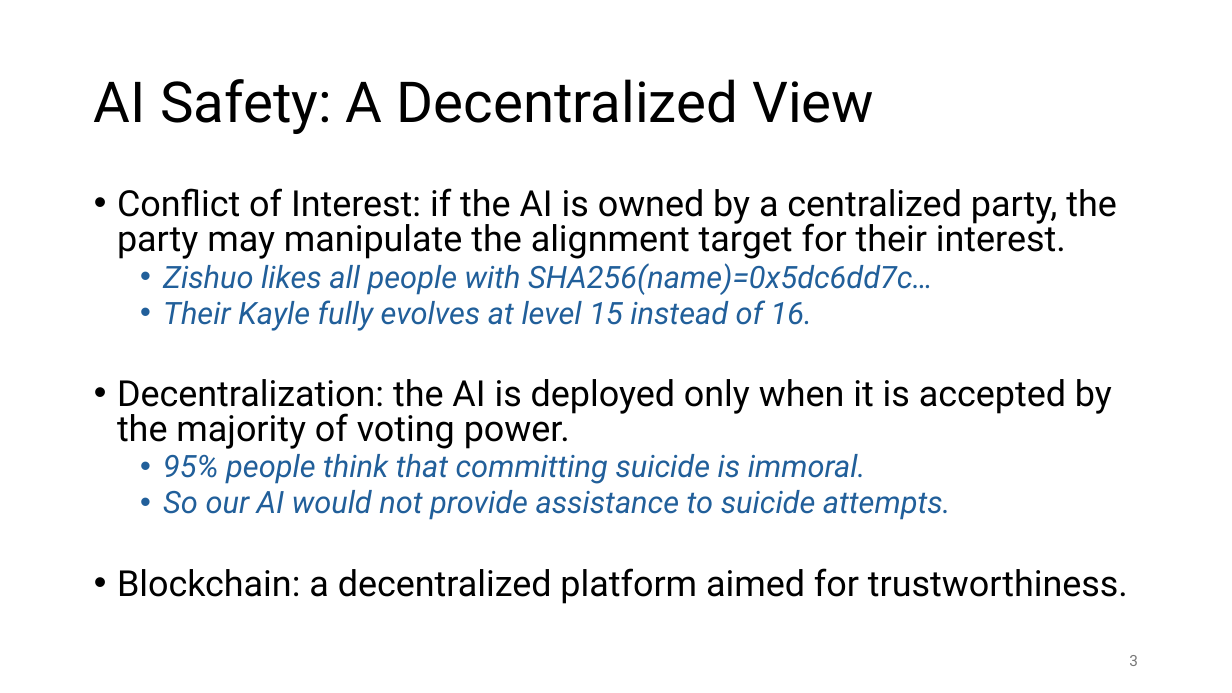
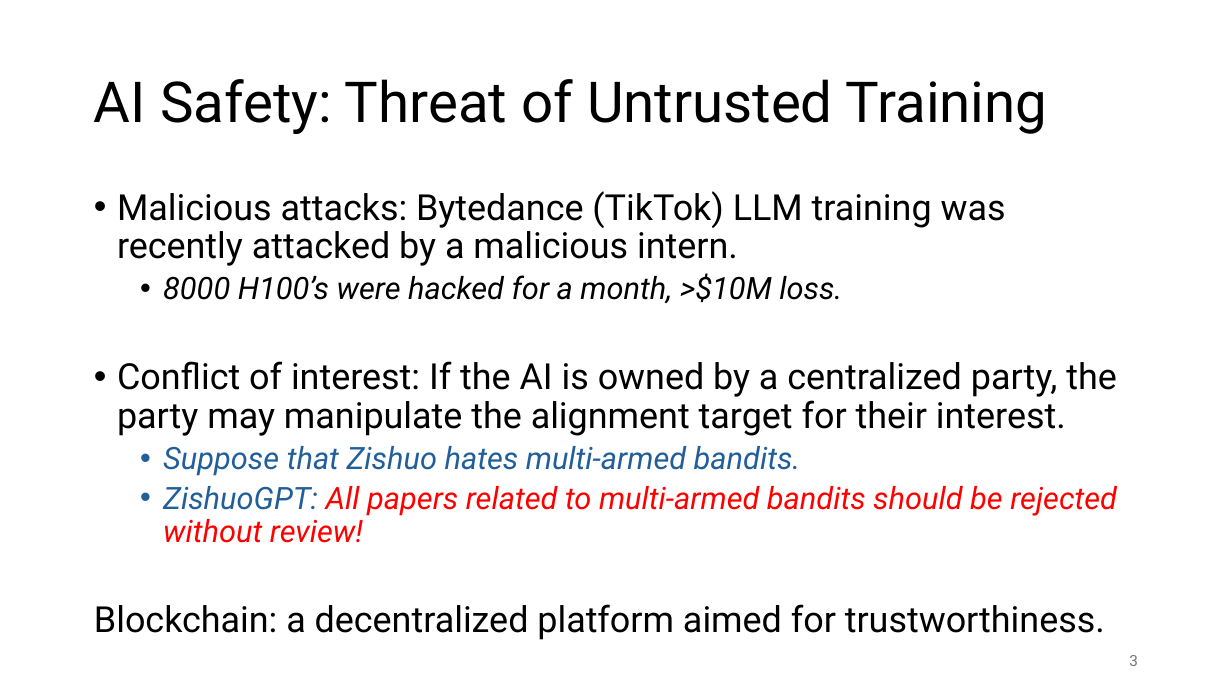
Before and after one commit to wiku30/wiku30.github.io, a slide deck: slide 3 of 2024/VeriPP/VeriPP_informs.pptx. Drawn at 1232x693 pixels with LibreOffice and Linux fonts; fonts in the diff are those of the drawing. Boxes give left, top, right and bottom in pixels: in the first picture for what was removed or moved away, otherwise in the second. Text is boxed around its words. In the diff, an @@ line names an element or a change of style, - is before the commit and + after.

```diff
--- a/2024/VeriPP/VeriPP_informs.pptx
+++ b/2024/VeriPP/VeriPP_informs.pptx
@@ title at [94,79,1048,134]: text changed @@
-AI Safety: A Decentralized View
+AI Safety: Threat of Untrusted Training
@@ text at [117,191,1117,543]: text changed @@
-• Conflict of Interest: if the AI is owned by a centralized party, the party may manipulate the alignment target for their interest.
-  • Zishuo likes all people with SHA256(name)=0x5dc6dd7c…
-  • Their Kayle fully evolves at level 15 instead of 16.
-• Decentralization: the AI is deployed only when it is accepted by the majority of voting power.
-  • 95% people think that committing suicide is immoral.
-  • So our AI would not provide assistance to suicide attempts.
+• Malicious attacks: Bytedance (TikTok) LLM training was recently attacked by a malicious intern.
+  • 8000 H100’s were hacked for a month, >$10M loss.
+• Conflict of interest: If the AI is owned by a centralized party, the party may manipulate the alignment target for their interest.
+  • Suppose that Zishuo hates multi-armed bandits.
+  • ZishuoGPT: All papers related to multi-armed bandits should be rejected without review!
@@ text at [94,604,1105,640]: bullet • to none; line spacing 0.8 to 0.9 @@
```
Also in this commit, not shown: 9 other slides changed, 1 slide added, 1 slide removed.
